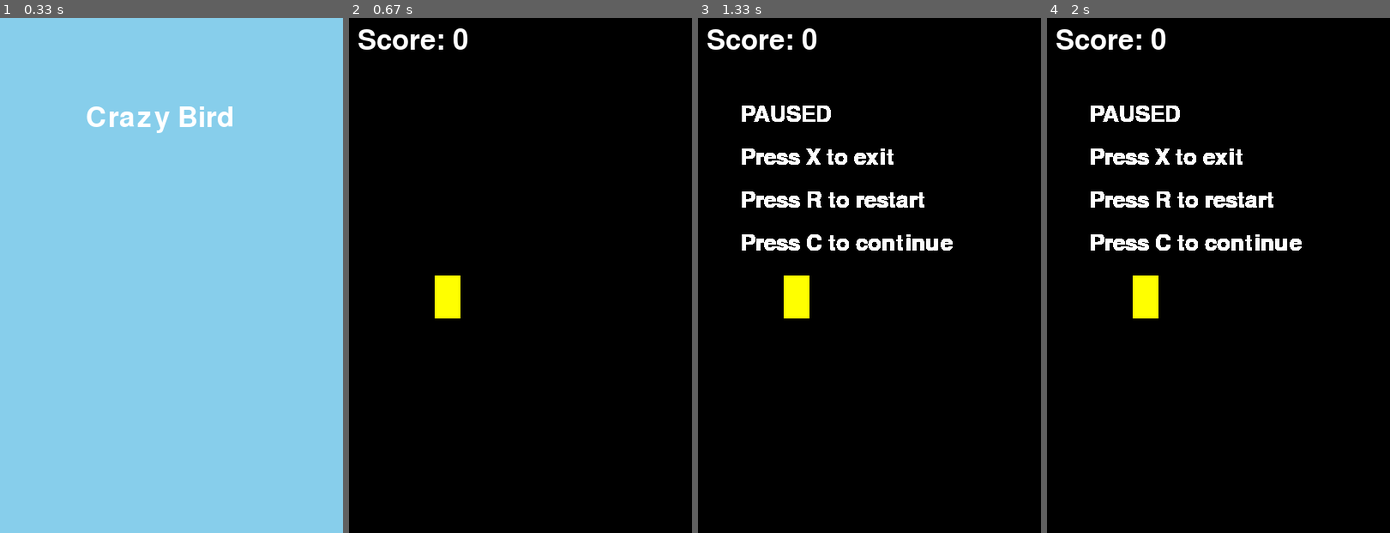
Above: before the commit, frames 1-4 (left to right).
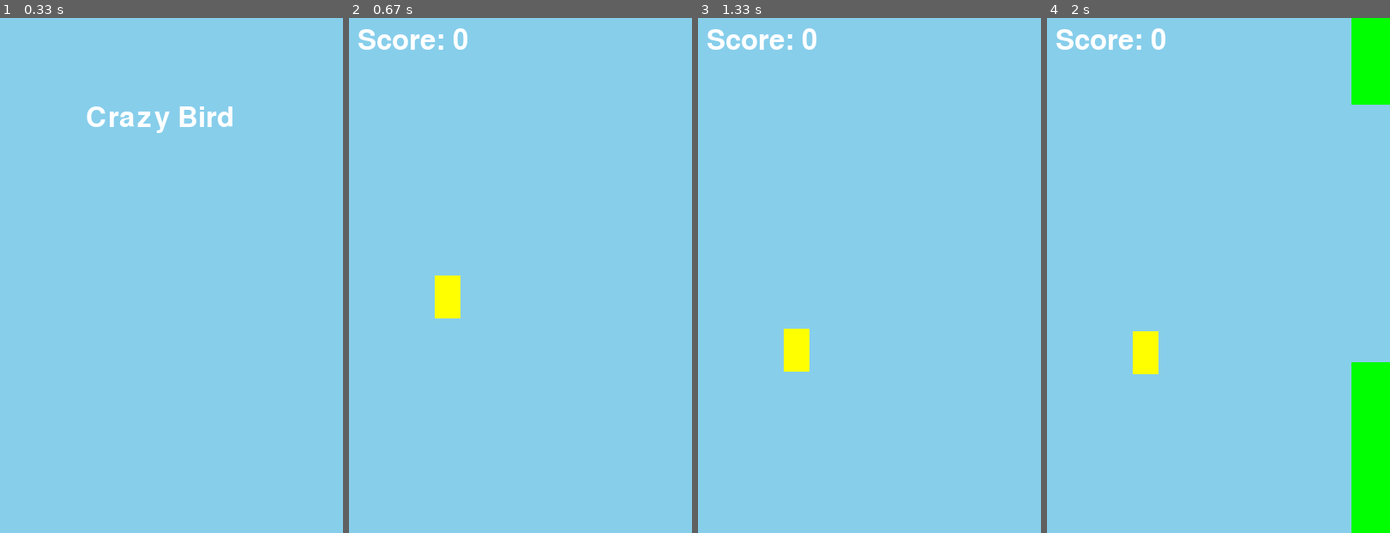
Above: after the commit, the same moments.

Repository: 1Takesimz/py.game-CrazyBird
Game: pygame game, started from CrazyBird/functionScripts/CrazyBird.py
The game is run twice, just before and just after one commit, with the same random seed, the same clock (stepped at 60 frames per second) and the same inputs.
Inputs:
- Up to frame 1 (0.33 s): no input
- Up to frame 2 (0.67 s): tap Space at 0.33 s
- Up to frame 3 (1.33 s): hold P 0.67-1.13 s; tap Space at 0.73, 1.03 s; tap C at 1.17 s
- Up to frame 4 (2 s): tap Space at 1.57, 1.87 s

Frame 1 is identical in both runs. In frame 2, 99% of the frame differs, in the area x 0-100%, y 0-100%; in frame 3, 100%; in frame 4, 100%.

Commit message:
feat: further improvements to GamplaySession.py
- added first iteration of colision detection fro bird to pipe(may be subject to change)
- pipe logic to scroll left of the screen
- pipe creation and movement
- added draw logic to loop with each FPS
- pause menu works but wont render UI
- SQL placeholder function added but needs to be implemented

Diff:
--- a/CrazyBird/functionScripts/CrazyBird.py
+++ b/CrazyBird/functionScripts/CrazyBird.py
@@ -48,6 +48,7 @@
             elif event.key == pygame.K_SPACE:
                 logging.info("Start game functionality not implemented yet.")
                 GameplaySession.Play()
+
 #further
 pygame.quit()
 sys.exit()
--- a/CrazyBird/functionScripts/GameplaySession.py
+++ b/CrazyBird/functionScripts/GameplaySession.py
@@ -1,8 +1,9 @@
-
 import pygame  # type: ignore
 import os
-
+import random
+import logging
 import pygame.display
+logging.basicConfig(level=logging.INFO, format='%(asctime)s - %(levelname)s - %(message)s', handlers=[logging.FileHandler('gameplay.log'), logging.StreamHandler()])
 def Play():
     if not pygame.get_init():
         pygame.init()
@@ -12,7 +13,6 @@
     screen = pygame.display.set_mode((SCREEN_WIDTH,SCREEN_HEIGHT))
     pygame.display.set_caption("Crazy Bird")
 
-
     font = pygame.font.SysFont(None, 38)
     pause_text = {
         "Pause" : font.render("PAUSED", True, (255, 255, 255)),
@@ -20,7 +20,6 @@
         "PauseRestart": font.render("Press R to restart", True, (255, 255, 255)),
         "PauseContinue": font.render("Press C to continue", True, (255, 255, 255))
         }
-    score = 0
     SCORE_font = pygame.font.SysFont(None, 48)
 
     clock = pygame.time.Clock()
@@ -29,18 +28,38 @@
     bird_movement = 0
     game_active = True
     paused = False
+    score = 0
 
-    bird_react = pygame.Rect(100, 250, 30, 50)
+    bird = pygame.Rect(100, 250, 30, 50)
 
     pipes = []
     pipe_frequency = 1500  # milliseconds
     pipe_gap = 150
-    pipe_Width = 60
+    pipe_width = 60
     last_pipe = pygame.time.get_ticks()
 
-    SCORE_surface = SCORE_font.render(f"Score: {int(score)}", True, (255, 255, 255))
-    screen.blit(SCORE_surface, (100,100))
-    pygame.display.update()
+    def create_pipe():
+        height = random.randint(100, 400)
+        top_pipe = pygame.Rect(SCREEN_WIDTH, 0, pipe_width, height - pipe_gap)
+        bottom_pipe = pygame.Rect(SCREEN_WIDTH, height + pipe_gap, pipe_width, SCREEN_HEIGHT - height - pipe_gap)
+        return top_pipe, bottom_pipe
+
+    def move_pipes(pipes):
+        for pipe in pipes:
+            pipe.x -= 5
+        return [pipe for pipe in pipes if pipe.x > -pipe_width]
+
+    def check_collision(bird, pipes):
+        if bird.top <= 0 or bird.bottom >= SCREEN_HEIGHT:
+            return True
+        for pipe in pipes:
+            if bird.colliderect(pipe):
+                return True
+        return False
+
+    def score_display(score):
+        score_surface = SCORE_font.render(f"Score: {int(score)}", True, (255, 255, 255))
+        screen.blit(score_surface, (10, 10))
 
     while True:
         clock.tick(FPS)
@@ -48,34 +67,81 @@
             if event.type == pygame.QUIT:
                 pygame.quit()
                 return
-            elif event.type == pygame.KEYDOWN:
-                if event.key == pygame.K_SPACE and game_active:
-                    bird_movement = -7
-                elif event.key == pygame.K_r and not game_active:
-                    game_active = True
-                    pipes.clear()
-                    bird_react.y = 250
-                    bird_movement = 0
-                    score = 0
-                elif event.key == pygame.K_p:
+
+            if event.type == pygame.KEYDOWN:
+                if event.key == pygame.K_p and game_active:
                     paused = not paused
-                    game_active = False
+                    logging.info(f"Game {'paused' if paused else 'resumed'}.")
 
+                if paused:
+                    try:
+                        if event.key == pygame.K_x:
+                            logging.info("Gameplay Session terminated exited by user.")
+                            return False
+                        elif event.key == pygame.K_r:
+                            game_active = True
+                            paused = False
+                            pipes.clear()
+                            bird.y = 250
+                            bird_movement = 0
+                            score = 0
+                            logging.info("Game restarted.")
+                            last_pipe = pygame.time.get_ticks()
+                        elif event.key == pygame.K_c:
+                            paused = False
+                            logging.info("Game continued from paused state.")
+
+                    except Exception as e:
+                        logging.error(f"Error handling pause events in Gameplay.py: {e}") #PAUSED STATE
+
+                elif game_active:
+                    if event.key == pygame.K_SPACE:
+                        bird_movement = -7 #ACTIVE STATE
+
+                elif not game_active:
+                    if event.key == pygame.K_SPACE and game_active:
+                        bird_movement = -7
+                    elif event.key == pygame.K_r:
+                        game_active = True
+                        pipes.clear()
+                        bird.y = 250
+                        bird_movement = 0
+                        score = 0
+                        last_pipe = pygame.time.get_ticks()
+                    elif event.key == pygame.K_x:
+                        return False
+                        logging.info("Gameplay Session terminated exited by user.")
+                    elif event.key == pygame.K_s:
+                        # Placeholder for score saving functionality
+                        logging.info("Score saving functionality not implemented yet.")
 
         if game_active and not paused:
             bird_movement += gravity
-            bird_react.y += bird_movement
+            bird.y += bird_movement
+
+            time = pygame.time.get_ticks()
+            if time - last_pipe > pipe_frequency:
+                pipes.extend(create_pipe())
+                last_pipe = time
+                score += 0.5
+
+            pipes = move_pipes(pipes)
+
+            if check_collision(bird, pipes):
+                game_active = False
+                logging.info("Collision detected. Game over.")
+
+
+
+        screen.fill((135, 206, 235))
 
         if game_active:
-            screen.fill((0,0,0))
-            pygame.draw.rect(screen, (255, 255, 0), bird_react)
             for pipe in pipes:
                 pygame.draw.rect(screen, (0, 255, 0), pipe)
+            pygame.draw.rect(screen, (255, 255, 0), bird)
+            score_display(score)
 
-            score_surface = SCORE_font.render(f"Score: {int(score)}", True, (255, 255, 255))
-            screen.blit(score_surface, (10, 10))
-
-        if paused:
+        elif paused:
             y_offset = 100
             x_offset = 50
             screen.blit(pause_text["Pause"], (x_offset, y_offset))
@@ -85,4 +151,25 @@
             screen.blit(pause_text["PauseRestart"], (x_offset, y_offset))
             y_offset += 50
             screen.blit(pause_text["PauseContinue"], (x_offset, y_offset))
-            pygame.display.update()
+
+        elif not game_active and not paused:
+
+            GameOver_text = {
+        "GAMEOVER" : font.render("GAME OVER", True, (255, 255, 255)),
+        "GameOver_Exit": font.render("Press X to exit", True, (255, 255, 255)),
+        "GameOver_Restart": font.render("Press R to restart", True, (255, 255, 255)),
+        "GameOver_Save_Score": font.render("Press S to save score now", True, (255, 255, 255))
+        }
+            score_text = font.render(f"Final Score: {int(score)}", True, (255, 255, 255))
+            screen.blit(score_text, (50, SCREEN_HEIGHT // 2 + 50))
+
+            y_offset = 100
+            x_offset = 50
+            screen.blit(GameOver_text["GAMEOVER"], (x_offset, y_offset))
+            y_offset += 50
+            screen.blit(GameOver_text["GameOver_Exit"], (x_offset, y_offset))
+            y_offset += 50
+            screen.blit(GameOver_text["GameOver_Restart"], (x_offset, y_offset))
+            y_offset += 50
+            screen.blit(GameOver_text["GameOver_Save_Score"], (x_offset, y_offset))
+        pygame.display.update()
